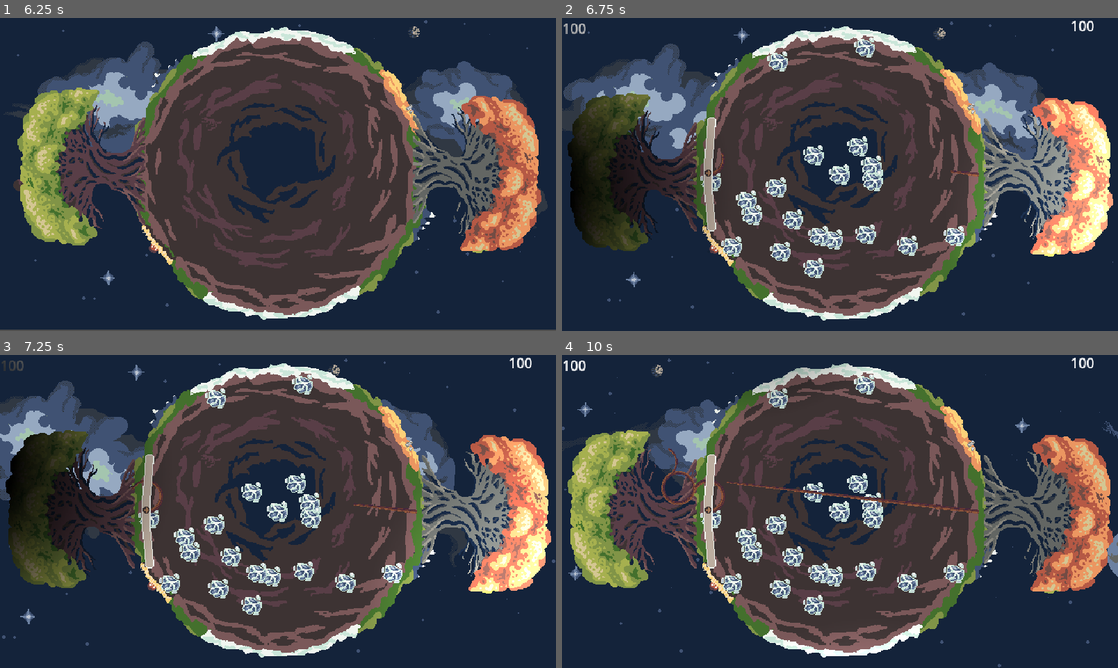
Above: before the commit, frames 1-4 (two rows, left to right).
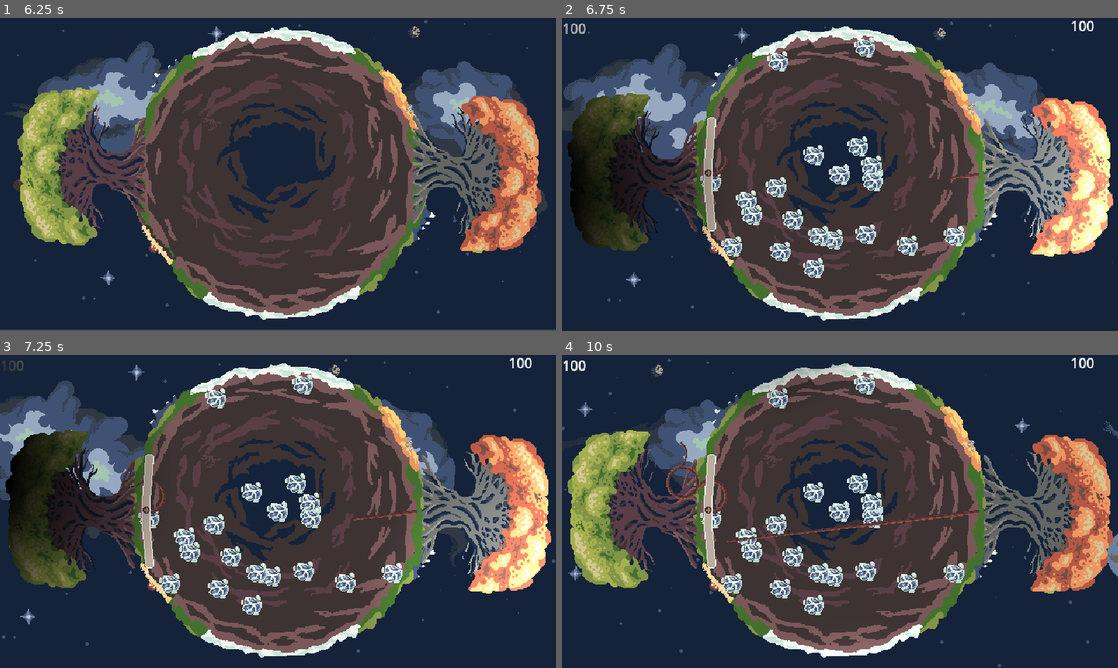
Above: after the commit, the same moments.

Repository: Rotta-Games/ragerootin
Game: Godot game, scene res://main.tscn
Two runs of this game, one before a commit and one after it. Both use one fixed random seed, a clock stepped at 60 frames per second and the inputs below. Sound files missing from this copy of the repository are replaced by a short silence.
Inputs:
- Up to frame 1 (6.25 s): click "New Game" at 0.5 s; click "New Game" at 1.25 s; hold Right (player1_move_right) 2.03-2.78 s; hold Left (player1_move_left) 2.78-3.53 s; hold Right (player1_move_right) 3.53-5.03 s; hold Left (player1_move_left) from 5.03 s (still down)
- Up to frame 2 (6.75 s): keep holding Left (player1_move_left)
- Up to frame 3 (7.25 s): keep holding Left (player1_move_left)
- Up to frame 4 (10 s): release Left (player1_move_left) at 7.28 s; hold Right (player1_move_right) 7.28-9.53 s; hold Left (player1_move_left) from 9.53 s (still down)

Frame 1 is identical in both runs. In frame 2, 0.1% of the frame differs, in the area x 27-75%, y 43-52%; in frame 3, 0.3%; in frame 4, 1.2%, in the area x 17-75%, y 27-60%.

Commit message:
WIP

Diff:
--- a/player.gd
+++ b/player.gd
@@ -19,5 +19,7 @@
 	root.connect("done_growing", self.new_root)
 	call_deferred("add_child", root)
 	root.call_deferred("set_layers", own_layer, enemy_layer)
+	root.call_deferred("init")
+	root.can_have_sub_roots = true
 	# root.set_layers(own_layer, enemy_layer)
 	return root
--- a/root.gd
+++ b/root.gd
@@ -8,7 +8,18 @@
 @export var turn_speed = 270
 @export var max_length = 310
 
+var root_scene = preload("res://root.tscn")
+
 signal done_growing
+
+const sub_root_update_delay = 5.0
+const sub_root_spacing = 10
+
+var can_have_sub_roots = false
+var sub_roots = []
+
+var rem_sub_root_update_delay = sub_root_update_delay
+
 
 var DARKEN = Color(0.6, 0.6, 0.6, 1)
 
@@ -20,15 +31,33 @@
 var head_pos = Vector2(0, 0)
 var head_dir = Vector2(1, 0)
 
+var own_layers = 0
+var enemy_layers = 0
+
+var rng = RandomNumberGenerator.new()
+var initialized = false
+
 func _ready():
-	var rng = RandomNumberGenerator.new()
+	pass
+
+func init():
 	self.angle = rng.randi_range(-10, 10)
 	head_pos = self.position
+	_init_first_point()
+
+func init_with_args(pos: Vector2, angle: float):
+	self.angle = angle
+	self.head_pos = pos
+	_init_first_point()
+
+func _init_first_point():
 	add_point(head_pos)
 	add_point(head_pos)
-
+	initialized = true
 
 func set_layers(own: int, enemy: int):
+	own_layers = own
+	enemy_layers = enemy
 	body.set_collision_layer_value(own, true)
 	head.set_collision_layer_value(own, true)
 	body.set_collision_mask_value(enemy, true)
@@ -36,6 +65,10 @@
 
 
 func _process(delta):
+	if not initialized:
+		return
+	if can_have_sub_roots:
+		_process_sub_roots(delta)
 	if not growing:
 		return
 	if line.get_point_count() >= max_segments:
@@ -45,6 +78,35 @@
 	head_pos += rotated * speed * delta
 	move_last_point(head_pos)
 
+func _process_sub_roots(delta):
+	rem_sub_root_update_delay -= delta
+	if rem_sub_root_update_delay > 0.0:
+		return
+	rem_sub_root_update_delay = sub_root_update_delay
+	_grow_new_sub_roots()
+
+
+func _grow_new_sub_roots():
+	while line.points.size() / sub_root_spacing > sub_roots.size():
+		var sub_root_count = sub_roots.size()
+		var next_idx = sub_root_count + sub_root_spacing
+		var sub_root_pos = line.points[next_idx]
+		var angle = line.points[next_idx - 1].angle_to(sub_root_pos)
+		_grow_new_sub_root(sub_root_pos, angle)
+
+func _grow_new_sub_root(pos : Vector2, parent_angle: float):
+	var left_side_angle = parent_angle - deg_to_rad(rng.randi_range(30, 60))
+	var right_side_angle = parent_angle + deg_to_rad(rng.randi_range(30, 60))
+	_create_new_sub_root(pos, left_side_angle)
+	_create_new_sub_root(pos, right_side_angle)
+
+func _create_new_sub_root(pos: Vector2, angle: float):
+	var sub_root = root_scene.instantiate()
+	call_deferred("add_child", sub_root)
+	sub_root.call_deferred("set_layers", own_layers, enemy_layers)
+	sub_root.call_deferred("init_with_args", pos, angle)
+	sub_root.can_have_sub_roots = false
+	sub_roots.append(sub_root)
 
 func add_point(point):
 	var last_point = line.points[-1]
--- a/water_meter.tscn
+++ b/water_meter.tscn
@@ -2,7 +2,7 @@
 
 [ext_resource type="Script" path="res://water_meter.gd" id="1_su5ot"]
 
-[node name="Node2D" type="Node2D"]
+[node name="Node2D2" type="Node2D"]
 script = ExtResource("1_su5ot")
 
 [node name="DebugLabel" type="Label" parent="."]
Not shown: 3 places in root.tscn that only renumber resources
